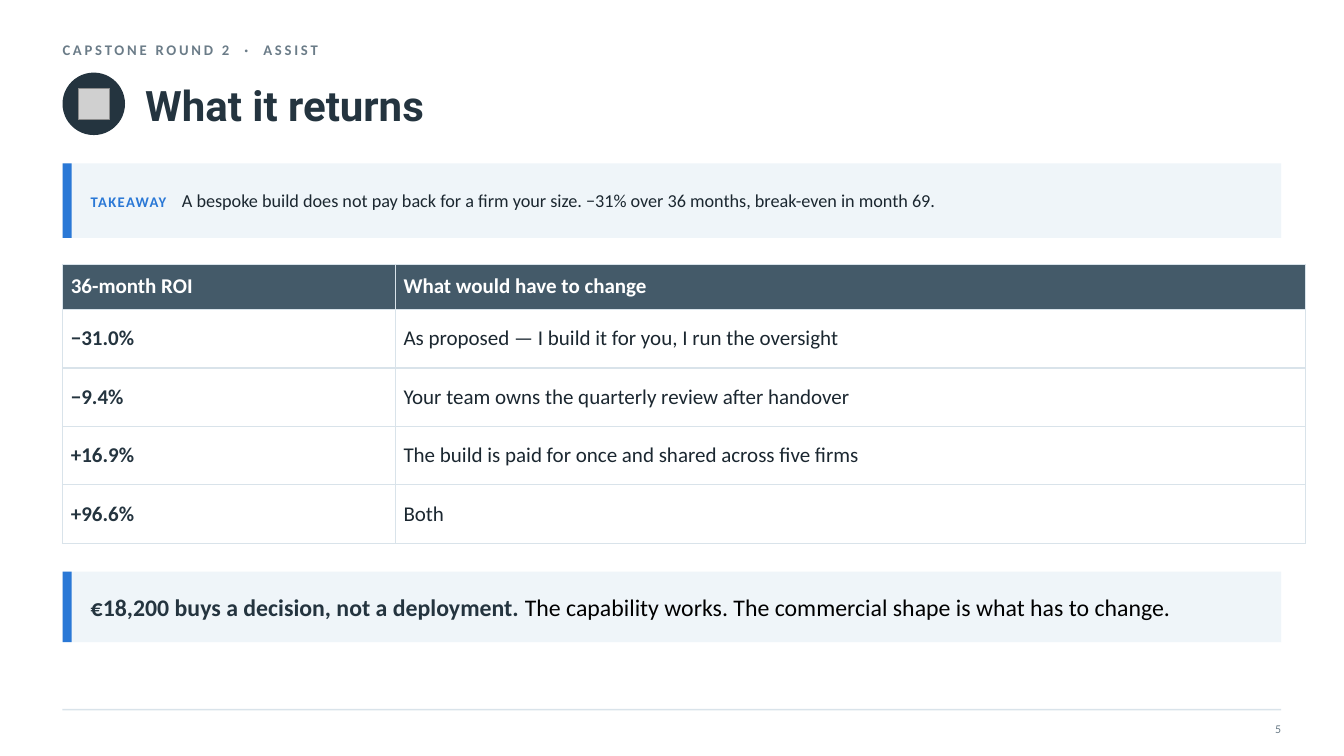
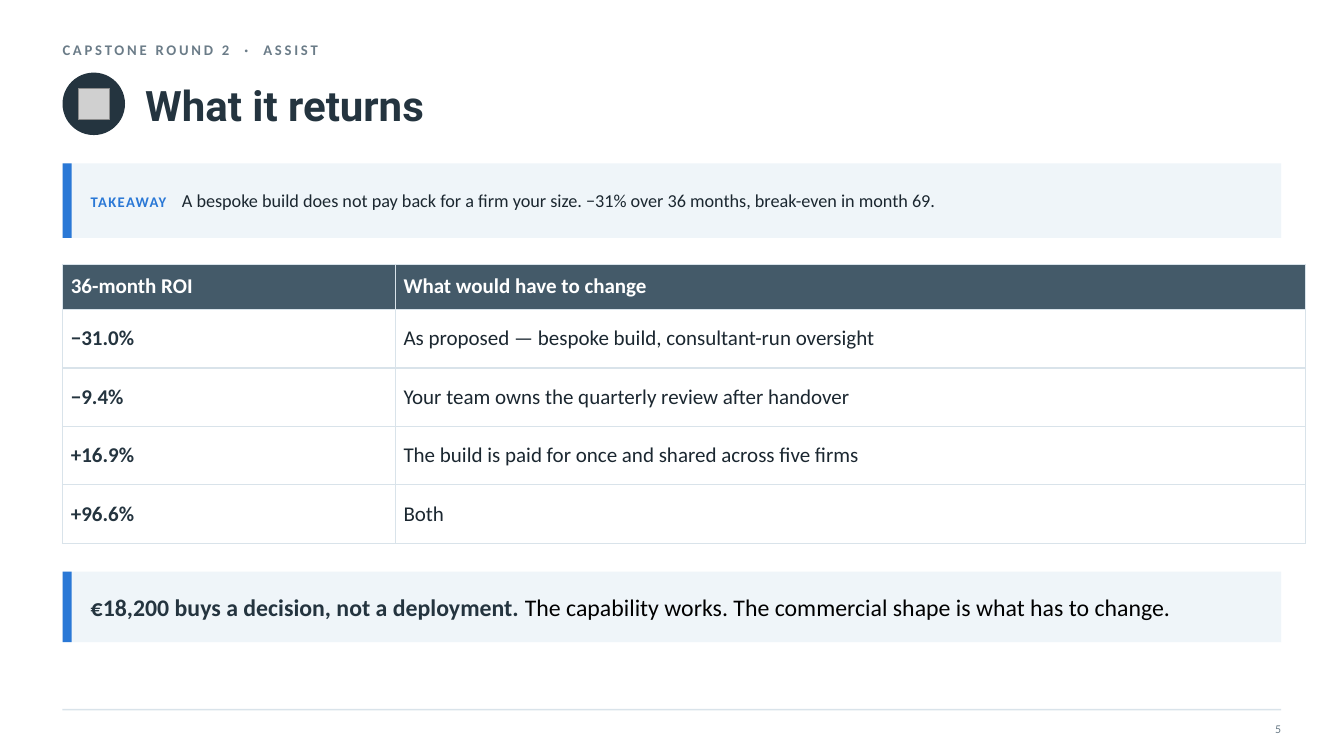
Before and after one commit to nyelugo/PROJECT-Capstone-AI-Consulting, a slide deck: slide 6 of presentation.pptx. Drawn at 1344x756 pixels with LibreOffice and Linux fonts; fonts in the diff are those of the drawing; grey boxes stand for pictures. Boxes give left, top, right and bottom in pixels: in the first picture for what was removed or moved away, otherwise in the second. Text is boxed around its words. In the diff, an @@ line names an element or a change of style, - is before the commit and + after.

```diff
--- a/presentation.pptx
+++ b/presentation.pptx
@@ table at [63, 264, 1306, 525] @@
-row 2, column 2: As proposed — I build it for you, I run the oversight
+row 2, column 2: As proposed — bespoke build, consultant-run oversight
```
Also in this commit, not shown: 2 other slides changed, 1 other file.
